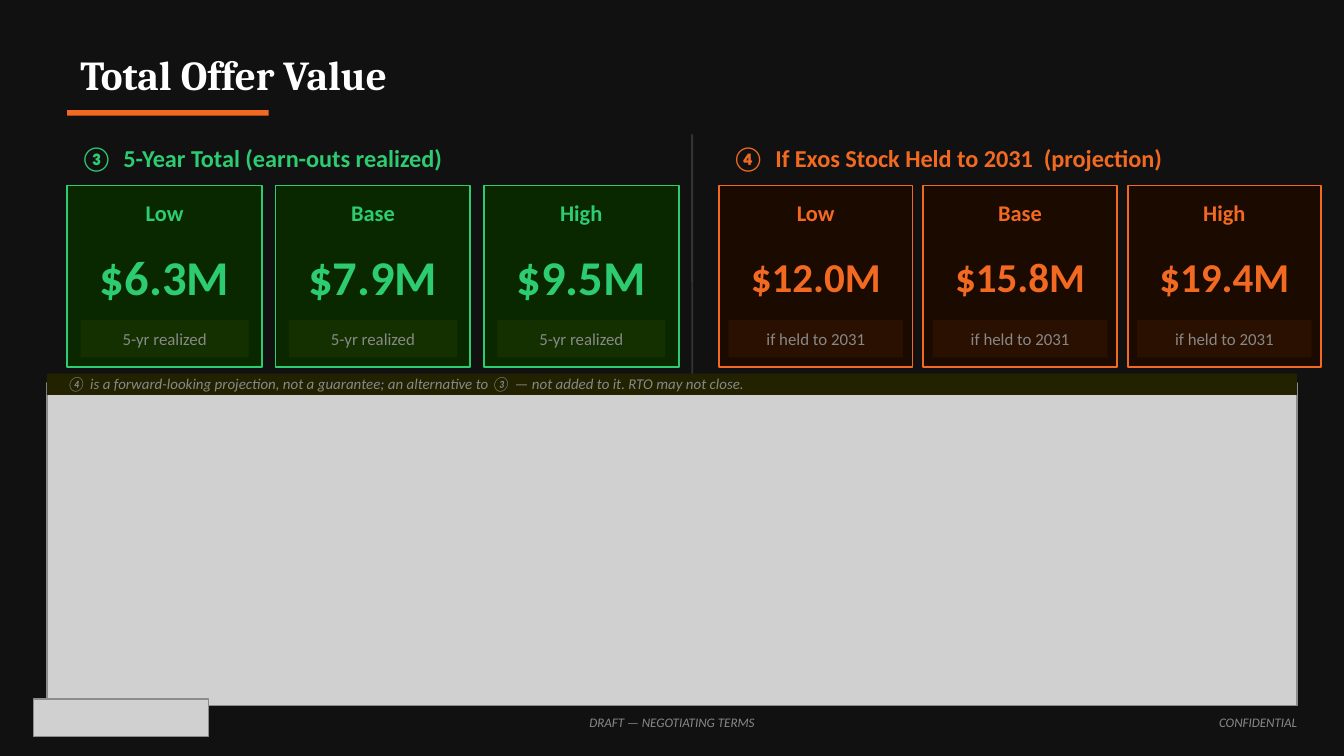
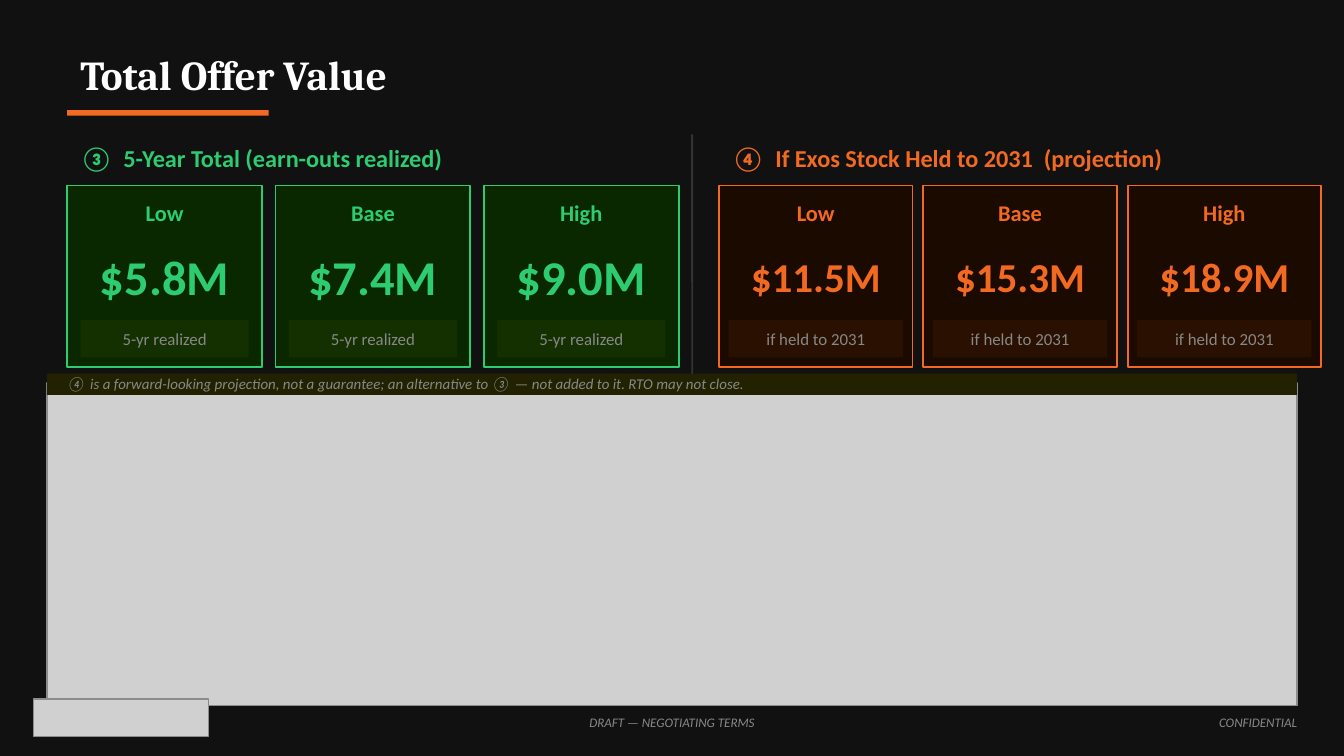
Before and after one commit to ExosAerospace/workspace, a slide deck: slide 6 of drafts/Exos_SSLC_Board_Offer_Overview_2026-10-10_r2.pptx. Drawn at 1344x756 pixels with LibreOffice and Linux fonts; fonts in the diff are those of the drawing; grey boxes stand for pictures. Boxes give left, top, right and bottom in pixels: in the first picture for what was removed or moved away, otherwise in the second. Text is boxed around its words. In the diff, an @@ line names an element or a change of style, - is before the commit and + after.

```diff
--- a/drafts/Exos_SSLC_Board_Offer_Overview_2026-10-10_r2.pptx
+++ b/drafts/Exos_SSLC_Board_Offer_Overview_2026-10-10_r2.pptx
@@ text at (x1=100, y1=261, x2=229, y2=300): text changed @@
-$6.3M
+$5.8M
@@ text at (x1=308, y1=263, x2=437, y2=300): text changed @@
-$7.9M
+$7.4M
@@ text at (x1=517, y1=263, x2=646, y2=300): text changed @@
-$9.5M
+$9.0M
@@ text at (x1=751, y1=265, x2=881, y2=297): text changed @@
-$12.0M
+$11.5M
@@ text at (x1=955, y1=265, x2=1085, y2=297): text changed @@
-$15.8M
+$15.3M
@@ text at (x1=1159, y1=263, x2=1289, y2=297): text changed @@
-$19.4M
+$18.9M
```
Also in this commit, not shown: 2 other slides changed, 7 other files.
